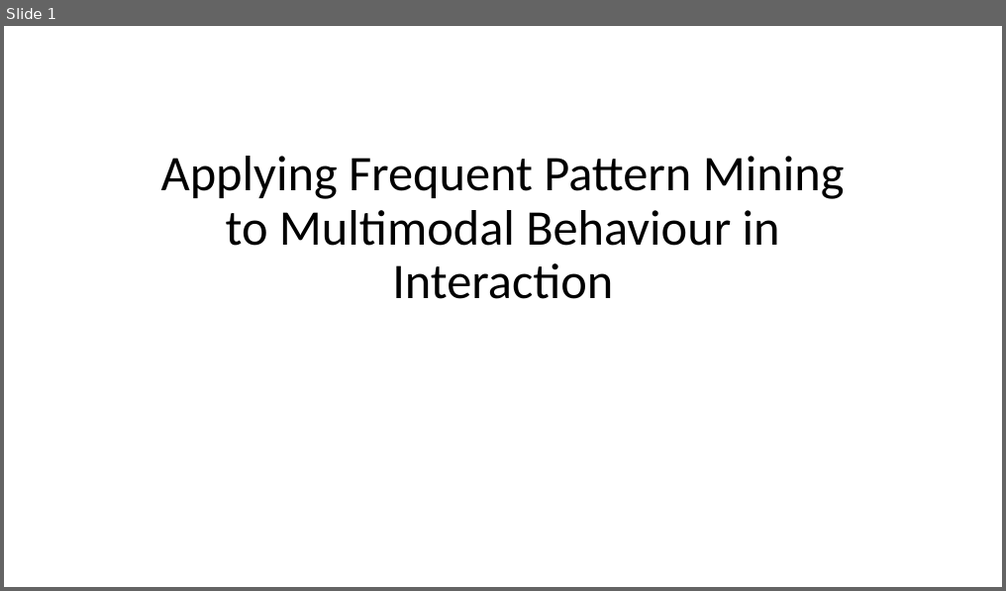
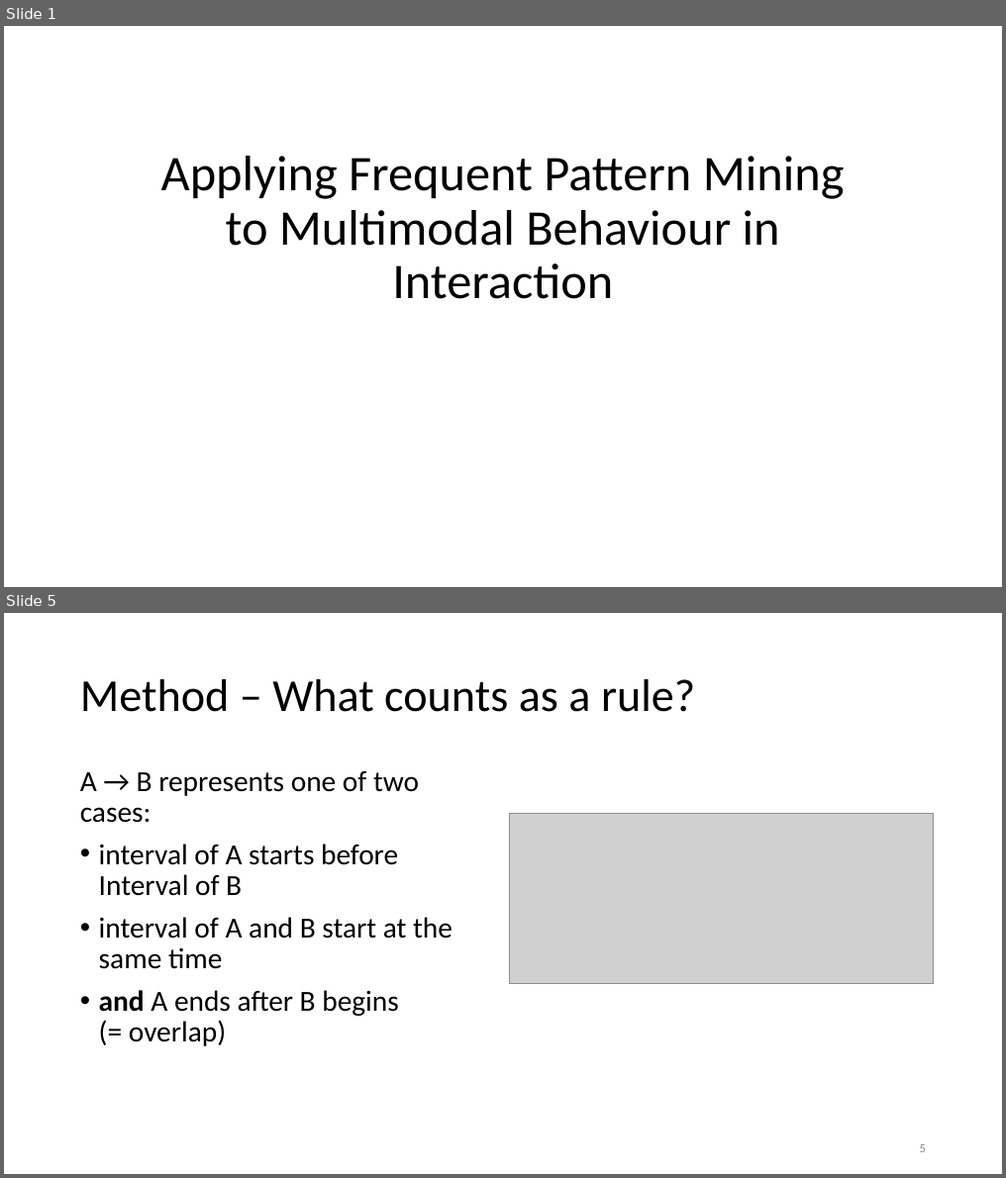
Before and after one commit to prestoaghitato/BA_thesis, a slide deck: tex/beamer_dummy.pptx. Shown one above the other, each under a label of ours: slide 1 before the commit, slides 1 and 5 after it; the slides between them are not shown. The pictures are 1006x591 and 1006x1178 pixels, drawn with LibreOffice and Linux fonts; fonts in the diff are those of the drawing; grey boxes stand for pictures. Boxes give left, top, right and bottom in pixels: in the first picture for what was removed or moved away, otherwise in the second. Text is boxed around its words. In the diff, an @@ line names an element or a change of style, - is before the commit and + after.

```diff
--- a/tex/beamer_dummy.pptx
+++ b/tex/beamer_dummy.pptx
@@ slide 5 added at [4,613,1002,1174], background #FFFFFF @@
@@ title added at [80,679,695,712], 44 pt, text #000000 @@
+Method – What counts as a rule?
@@ text added at [80,771,452,1047], 28 pt, text #000000 @@
+A → B represents one of two cases:
+• interval of A starts before Interval of B
+• interval of A and B start at the same time
+• and A ends after B begins
+  (= overlap)
@@ picture added at [509,814,934,983] @@
@@ page number added at [920,1145,926,1153], 12 pt, text #8C8C8C @@
+5
```
Also in this commit, not shown: 3 slides changed, 5 other slides added, 5 slides removed, 7 other files.
